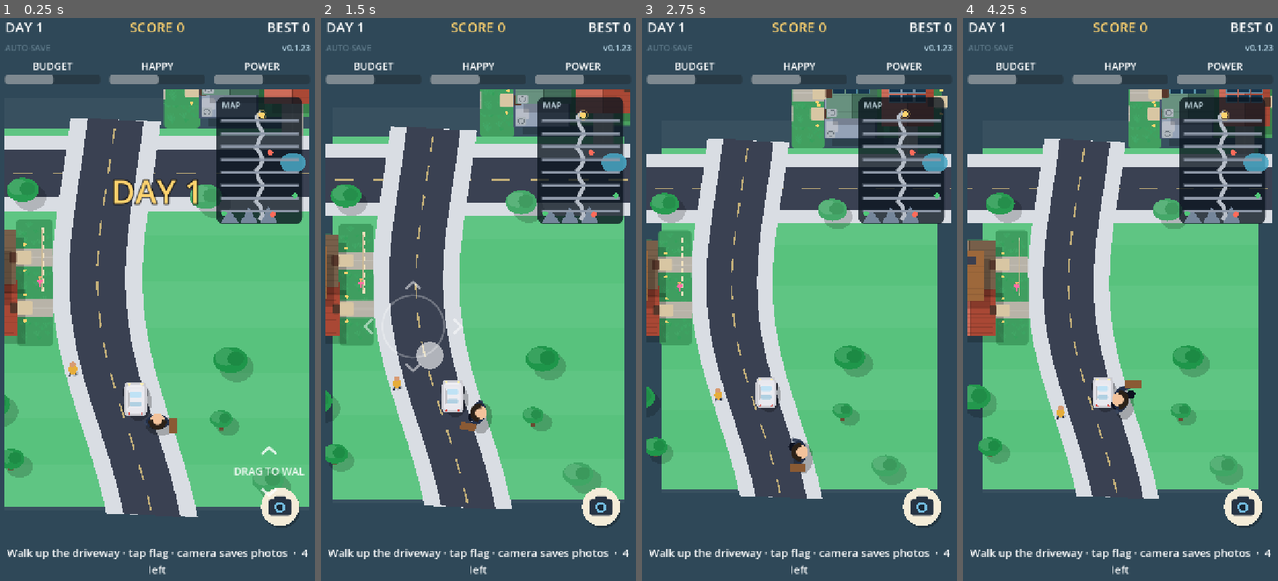
Above: before the commit, frames 1-4 (left to right).
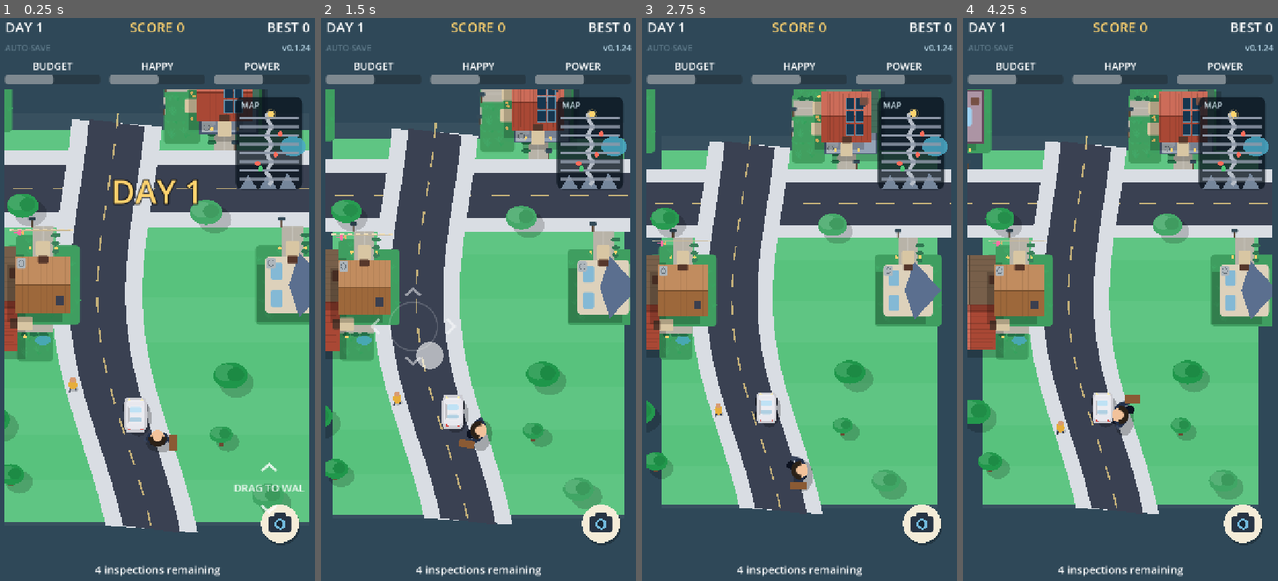
Above: after the commit, the same moments.

Repository: ssnanda/hoagame
Game: Godot game, scene res://scenes/main.tscn
The game is run twice, just before and just after one commit, with the same random seed, the same clock (stepped at 60 frames per second) and the same inputs.
Inputs (mouse positions are in pixels of both pictures, inside the frame that each line leads up to):
- Up to frame 1 (0.25 s): no input
- Up to frame 2 (1.5 s): tap Enter (ui_accept) at 0.5 s; drag from (478, 316) to (510, 170) at 0.52 s; drag from (412, 327) to (462, 412) at 1.27 s
- Up to frame 3 (2.75 s): move the mouse to (831, 170) at 2.02 s; hold Right (ui_right) from 2.03 s (still down)
- Up to frame 4 (4.25 s): release Right (ui_right) at 2.75 s; drag from (1104, 412) to (1022, 209) at 2.77 s; move the mouse to (1218, 383) at 3.52 s; hold Left (ui_left) from 3.53 s (still down); tap Enter (ui_accept) at 3.77 s

The runs differ from the first frame. In frame 1, 28% of the frame differs, in the area x 1-99%, y 4-100%; in frame 2, 29%; in frame 3, 28%; in frame 4, 30%.

Commit message:
Release HOA President 0.1.24+25

Diff:
--- a/project.godot
+++ b/project.godot
@@ -11,7 +11,7 @@
 [application]
 
 config/name="HOA President"
-config/version="0.1.23"
+config/version="0.1.24"
 run/main_scene="res://scenes/main.tscn"
 config/features=PackedStringArray("4.7", "Mobile")
 config/icon="res://icon.svg"
--- a/scripts/main.gd
+++ b/scripts/main.gd
@@ -34,6 +34,7 @@
 var _completed: Array = []
 var _phase := "street"
 var _evening_bonus: Dictionary = {}
+var _evidence: Dictionary = {}
 var _update_request: HTTPRequest
 var _update_prompt: Control
 var _available_version := ""
@@ -178,6 +179,7 @@
 	_completed = []
 	_phase = "street"
 	_evening_bonus = {}
+	_evidence = {}
 	for i in STREET_SCRIPT.HOUSE_COUNT:
 		_grass.append(randf_range(2.5, 4.5))
 	var pins := {}
@@ -211,6 +213,7 @@
 	_done = _completed.size()
 	_phase = str(world.get("phase", "street"))
 	_evening_bonus = world.get("evening_bonus", {}).duplicate(true)
+	_evidence = world.get("evidence", {}).duplicate(true)
 	var pins := {}
 	for house in _complaints:
 		var h := int(house)
@@ -218,7 +221,7 @@
 	var saved_position = world.get("player_position", Vector2(-1.0, float(world.get("player_y", -1.0))))
 	if int(world.get("world_version", 1)) < 2:
 		saved_position = Vector2(-1.0, saved_position.y)
-	_street.set_day(pins, _grass, _done, saved_position)
+	_street.set_day(pins, _grass, _done, saved_position, _evidence)
 	_update_task()
 	_refresh()
 	_float("WELCOME BACK", Color("ffd36e"))
@@ -228,7 +231,7 @@
 
 func _update_task() -> void:
 	var left := _complaints.size() - _done
-	_task_label.text = "Walk up the driveway · tap flag · camera saves photos  ·  %d left" % left
+	_task_label.text = "%d inspections remaining" % left
 
 
 func _on_visit(house: int) -> void:
@@ -334,12 +337,13 @@
 	if not is_instance_valid(_street) or _complaints.is_empty() or _is_over:
 		return
 	GameState.save_run({
-		"world_version": 3,
+		"world_version": 4,
 		"complaints": _complaints.duplicate(true),
 		"grass": _grass.duplicate(),
 		"completed": _completed.duplicate(),
 		"phase": _phase,
 		"evening_bonus": _evening_bonus.duplicate(true),
+		"evidence": _street.get_evidence(),
 		"player_position": _street.get_player_position(),
 	})
 	if show_feedback and is_instance_valid(_save_label):
--- a/scripts/street.gd
+++ b/scripts/street.gd
@@ -4,7 +4,7 @@
 
 signal visit(house: int)
 
-const HOUSE_COUNT := 80
+const HOUSE_COUNT := 112
 const MAIN_HOUSE_COUNT := 48
 const HOUSE_SPACING := 210.0
 const HOUSE_MARGIN := 520.0
@@ -16,7 +16,7 @@
 const HOUSE_D := 144.0
 const YARD_GAP := 80.0
 const WALK_SPEED := 380.0
-const STICK_RANGE := 110.0
+const STICK_RANGE := 86.0
 const DEADZONE := 0.12
 const NEAR_DIST := 150.0
 const DRIVEWAY_HALF := 30.0
@@ -33,6 +33,7 @@
 const CONNECTOR_XS := [300.0, WORLD_W - 300.0]
 const CURVED_LANE_COUNT := 6
 const CULDESAC_X := 92.0
+const MINI_MAP_SIZE := Vector2(148.0, 204.0)
 const LAKE_Y := WORLD_H * 0.53
 const MOUNTAIN_Y := 260.0
 const ROOFS := [Color("c4543e"), Color("5b6f8f"), Color("8a6f56"), Color("4f7f6a"), Color("805b73"), Color("b77945")]
@@ -89,6 +90,8 @@
 var _photo_message := ""
 var _photo_message_t := 0.0
 var _map_open := false
+var _camera_mode := false
+var _evidence: Dictionary = {}
 
 
 func _ready() -> void:
@@ -143,13 +146,13 @@
 	for i in HOUSE_COUNT:
 		if i >= MAIN_HOUSE_COUNT:
 			var cross_index := i - MAIN_HOUSE_COUNT
-			var junction_y := float(JUNCTIONS[int(cross_index / 4)])
+			var junction_y := float(JUNCTIONS[int(cross_index / 8)])
 			var offset := ROAD_HALF + WALK_W + YARD_GAP + HOUSE_D * 0.5
 			var y := junction_y + (-offset if cross_index % 2 == 0 else offset)
 			# Keep the outer lots beyond the connector sidewalks while retaining a
 			# short approach from each cross-street cul-de-sac.
-			var cross_xs := [70.0, 550.0, 1250.0, 1730.0]
-			_house_positions.append(Vector2(cross_xs[cross_index % 4], y))
+			var cross_xs := [70.0, 70.0, 550.0, 700.0, 1100.0, 1250.0, 1730.0, 1730.0]
+			_house_positions.append(Vector2(cross_xs[cross_index % 8], y))
 			continue
 		var candidate := WORLD_H - HOUSE_MARGIN - i * HOUSE_SPACING
 		# Keep main-avenue lots clear of intersecting and winding roads. This
@@ -174,14 +177,24 @@
 	return _house_positions[i]
 
 
+func _house_rotation(i: int) -> float:
+	return PI * 0.5 if i >= MAIN_HOUSE_COUNT else 0.0
+
+
+func _address(i: int) -> String:
+	return "%d %s" % [101 + i * 2, "COURT" if i >= MAIN_HOUSE_COUNT else "HOA WAY"]
+
+
 func _road_x(wy: float) -> float:
 	return WORLD_W * 0.5 + sin(wy / 430.0) * 70.0 + sin(wy / 170.0) * 20.0
 
 
 ## pins: house index -> "lawn" | "card". grass: tall-grass height in inches per house.
-func set_day(pins: Dictionary, grass: Array, completed := 0, saved_position = null) -> void:
+func set_day(pins: Dictionary, grass: Array, completed := 0, saved_position = null,
+		evidence: Dictionary = {}) -> void:
 	_pins = pins.duplicate()
 	_grass = grass.duplicate()
+	_evidence = evidence.duplicate(true)
 	_day_total = maxi(pins.size(), 1)
 	_day_done = int(completed)
 	_walker_variant = (GameState.day - 1) % 4
@@ -202,8 +215,14 @@
 	return Vector2(_player_x, _player_y)
 
 
+func get_evidence() -> Dictionary:
+	return _evidence.duplicate(true)
+
+
 func mark_done(house: int) -> void:
 	_pins[house] = "done"
+	_bubble = "INSPECTION COMPLETE · %s" % _address(house)
+	_bubble_t = 2.8
 	_day_done += 1
 	_update_dusk()
 
@@ -260,9 +279,18 @@
 		queue_redraw()
 		return true
 	if pos.distance_to(Vector2(size.x - 66.0, size.y - 72.0)) <= 48.0:
-		_take_photo.call_deferred()
+		if _camera_mode:
+			_take_photo()
+			_camera_mode = false
+		elif _near >= 0 and _pins.get(_near, "") in ["lawn", "card"]:
+			_camera_mode = true
+			_photo_message = "FRAME THE VIOLATION"
+			_photo_message_t = 2.0
+		else:
+			_photo_message = "MOVE CLOSER TO INSPECT"
+			_photo_message_t = 2.0
 		return true
-	if pos.x >= size.x - 206.0 and pos.y <= 296.0:
+	if pos.x >= size.x - MINI_MAP_SIZE.x - 16.0 and pos.y <= MINI_MAP_SIZE.y + 16.0:
 		_map_open = true
 		queue_redraw()
 		return true
@@ -273,7 +301,7 @@
 			continue
 		var pin := _house_c(i) - Vector2(_cam_x, _cam) + Vector2(0, -18.0)
 		var house_rect := Rect2(pin - Vector2(HOUSE_W * 0.6, HOUSE_D * 0.6), Vector2(HOUSE_W * 1.2, HOUSE_D * 1.2))
-		if pos.distance_to(pin) <= 72.0 or house_rect.has_point(pos):
+		if i == _near and (pos.distance_to(pin) <= 72.0 or house_rect.has_point(pos)):
 			visit.emit(i)
 			return true
 	return false
@@ -283,7 +311,7 @@
 	_time += delta
 	_bubble_t = maxf(0.0, _bubble_t - delta)
 	var move := _stick
-	if _map_open:
+	if _map_open or _camera_mode:
 		move = Vector2.ZERO
 	elif not _dragging:
 		move = Input.get_vector("ui_left", "ui_right", "ui_up", "ui_down")
@@ -333,7 +361,7 @@
 func _driveway_segment(i: int) -> PackedVector2Array:
 	var home := _house_c(i)
 	if i >= MAIN_HOUSE_COUNT:
-		var junction := float(JUNCTIONS[int((i - MAIN_HOUSE_COUNT) / 4)])
+		var junction := float(JUNCTIONS[int((i - MAIN_HOUSE_COUNT) / 8)])
 		return PackedVector2Array([Vector2(home.x, junction + _side(i) * (ROAD_HALF + WALK_W)),
 				Vector2(home.x, home.y - _side(i) * HOUSE_D * 0.46)])
 	return PackedVector2Array([Vector2(_road_x(home.y) + _side(i) * (ROAD_HALF + WALK_W), home.y),
@@ -426,9 +454,13 @@
 
 func _take_photo() -> void:
 	var stamp := Time.get_datetime_string_from_system().replace(":", "-")
-	var path := "user://hoa-photo-%s.png" % stamp
+	var lot := _near if _near >= 0 else 0
+	var path := "user://evidence-lot-%03d-%s.png" % [101 + lot * 2, stamp]
 	var error := get_viewport().get_texture().get_image().save_png(path)
-	_photo_message = "PHOTO SAVED" if error == OK else "CAMERA ERROR"
+	if error == OK and _near >= 0:
+		_evidence[_near] = {"path": path, "time": stamp, "address": _address(_near),
+				"category": str(_pins.get(_near, "inspection"))}
+	_photo_message = "EVIDENCE SAVED · %s" % _address(lot) if error == OK else "CAMERA ERROR"
 	_photo_message_t = 2.2
 	_camera_flash = 1.0 if error == OK else 0.0
 	queue_redraw()
@@ -494,7 +526,7 @@
 	for i in HOUSE_COUNT:
 		if _on_screen(house_y(i), 320.0):
 			var focus_scale := 1.20 if i == _near else 1.0
-			_set_world_transform(_house_c(i) - Vector2(_cam_x, _cam), focus_scale)
+			_set_world_transform(_house_c(i) - Vector2(_cam_x, _cam), focus_scale, _house_rotation(i))
 			_draw_house(i, sh / focus_scale)
 			_set_world_transform()
 	for t in _trees:
@@ -518,19 +550,22 @@
 		draw_rect(Rect2(0, 0, w, h), Color(0.25, 0.27, 0.32, 0.4 * _gloom))
 	draw_set_transform(Vector2.ZERO, 0.0, Vector2.ONE)
 	_draw_ui(w, h)
+	if _camera_mode:
+		_draw_camera_frame(w, h)
 	if _map_open:
 		_draw_full_map(w, h)
 	if _camera_flash > 0.0:
 		draw_rect(Rect2(Vector2.ZERO, size), Color(1, 1, 1, _camera_flash * 0.72))
 
 
-func _set_world_transform(focus := Vector2.ZERO, focus_scale := 1.0) -> void:
+func _set_world_transform(focus := Vector2.ZERO, focus_scale := 1.0, rotation := 0.0) -> void:
 	var base_scale := Vector2(_world_scale, _world_scale * WORLD_TILT)
 	var center := Vector2(size.x * 0.5, size.y * 0.54)
-	var origin := center * (Vector2.ONE - base_scale)
-	if focus_scale != 1.0:
-		origin += base_scale * focus * (1.0 - focus_scale)
-	draw_set_transform(origin, 0.0, base_scale * focus_scale)
+	var base_origin := center * (Vector2.ONE - base_scale)
+	var scaled_focus := base_scale * focus_scale * focus
+	var rotated_focus := scaled_focus.rotated(rotation)
+	var origin := base_origin + base_scale * focus - rotated_focus
+	draw_set_transform(origin, rotation, base_scale * focus_scale)
 
 
 func _draw_ground(w: float, h: float, cx: float) -> void:
@@ -783,6 +818,40 @@
 	# from the sidewalk edge to the entrance—not a stripe painted across the road.
 	draw_line(drive_start, drive_end, Color("b8b3a8").lerp(Color("686477"), _dusk * 0.5), DRIVEWAY_HALF * 1.55, true)
 	draw_line(drive_start, drive_end, Color(1, 1, 1, 0.16), 3.0, true)
+	_draw_lot_details(i, r, drive_start, drive_end)
+
+
+func _draw_lot_details(i: int, yard: Rect2, curb: Vector2, entrance: Vector2) -> void:
+	# A curb mailbox and foundation beds make the lot direction readable even
+	# before the house is close enough to focus.
+	var drive_dir := (entrance - curb).normalized()
+	var normal := Vector2(-drive_dir.y, drive_dir.x)
+	var mailbox := curb + normal * 24.0
+	draw_line(mailbox, mailbox + Vector2(0, -18), Color("5b4634"), 4.0, true)
+	_rr(Rect2(mailbox + Vector2(-8, -27), Vector2(16, 11)), Color("344b59"), 3)
+	for shrub_i in 3:
+		var t := (float(shrub_i) + 1.0) / 4.0
+		var shrub := entrance.lerp(curb, t) - normal * 28.0
+		_ellipse(shrub, 8.0 + shrub_i * 1.5, 6.0, Color("257149").lightened(i % 3 * 0.05))
+	var kind := str(_pins.get(i, ""))
+	if kind == "lawn":
+		for weed_i in 7:
+			var wx := yard.position.x + 12.0 + fposmod(float(i * 31 + weed_i * 23), maxf(20.0, yard.size.x - 24.0))
+			var wy := yard.position.y + 18.0 + fposmod(float(i * 19 + weed_i * 37), maxf(24.0, yard.size.y - 36.0))
+			draw_line(Vector2(wx, wy), Vector2(wx + (weed_i % 3 - 1) * 4.0, wy - 18.0), Color("d4c54c"), 3.0, true)
+	elif kind == "card":
+		# Visible curb bins give non-lawn complaints a concrete photograph target.
+		for bin_i in 2:
+			var bin_c := curb - drive_dir * 14.0 + normal * (-25.0 + bin_i * 22.0)
+			_rr(Rect2(bin_c - Vector2(8, 12), Vector2(16, 24)),
+					Color("315b74") if bin_i == 0 else Color("3f7654"), 3)
+			draw_line(bin_c + Vector2(-7, -8), bin_c + Vector2(7, -8), Color("1d2d35"), 3.0)
+	if i % 13 == 0:
+		var patio := yard.position + yard.size * Vector2(0.72, 0.72)
+		_ellipse(patio, 18.0, 12.0, Color("4aa9c7", 0.8))
+	elif i % 9 == 0:
+		var shed := yard.position + yard.size * Vector2(0.72, 0.25)
+		_rr(Rect2(shed - Vector2(13, 11), Vector2(26, 22)), Color("9a6d45"), 3)
 
 
 func _draw_house(i: int, sh: Vector2) -> void:
@@ -943,7 +1012,7 @@
 
 func _draw_ui(w: float, h: float) -> void:
 	var font := ThemeDB.fallback_font
-	_draw_map(Rect2(w - 206.0, 16.0, 190.0, 280.0))
+	_draw_map(Rect2(w - MINI_MAP_SIZE.x - 16.0, 16.0, MINI_MAP_SIZE.x, MINI_MAP_SIZE.y))
 	var camera_c := Vector2(w - 66.0, h - 72.0)
 	draw_circle(camera_c + Vector2(3.0, 5.0), 42.0, Color(0, 0, 0, 0.25))
 	draw_circle(camera_c, 42.0, Color("f4ecd8"))
@@ -953,7 +1022,7 @@
 	draw_circle(camera_c + Vector2(0.0, 1.0), 7.0, Color("182735"))
 	if _dragging:
 		var knob := _anchor + (_finger - _anchor).limit_length(STICK_RANGE)
-		draw_arc(_anchor, STICK_RANGE * 0.62, 0.0, TAU, 40, Color(1, 1, 1, 0.28), 4.0, true)
+		draw_arc(_anchor, STICK_RANGE * 0.62, 0.0, TAU, 40, Color(1, 1, 1, 0.18), 3.0, true)
 		_chevron(_anchor + Vector2(0, -STICK_RANGE * 0.62 - 22.0), true, 0.5)
 		_chevron(_anchor + Vector2(0, STICK_RANGE * 0.62 + 22.0), false, 0.5)
 		draw_polyline(PackedVector2Array([_anchor + Vector2(-STICK_RANGE * 0.62 - 22.0, -16.0),
@@ -972,7 +1041,8 @@
 	var prompt := ""
 	if _near >= 0:
 		var kind: String = _pins.get(_near, "")
-		prompt = "TAP FLAG TO INSPECT" if kind == "lawn" or kind == "card" else "CASE CLOSED"
+		prompt = "%s · %s" % [_address(_near),
+				("READY TO INSPECT" if kind == "lawn" or kind == "card" else "PROPERTY INSPECTED")]
 	if prompt != "":
 		var ts := font.get_string_size(prompt, HORIZONTAL_ALIGNMENT_LEFT, -1, 26)
 		var box := Rect2(20.0, h - 72.0, ts.x + 32.0, 52.0)
@@ -984,6 +1054,22 @@
 		_rr(photo_box, Color(0.04, 0.08, 0.12, 0.82), 12)
 		draw_string(font, photo_box.position + Vector2(12.0, 32.0), _photo_message,
 				HORIZONTAL_ALIGNMENT_LEFT, -1, 22, Color.WHITE)
+
+
+func _draw_camera_frame(w: float, h: float) -> void:
+	draw_rect(Rect2(0, 0, w, h), Color(0, 0, 0, 0.18))
+	var frame := Rect2(w * 0.12, h * 0.2, w * 0.76, h * 0.56)
+	var bracket := Color("ffd36e")
+	var length := 48.0
+	for corner in [frame.position, Vector2(frame.end.x, frame.position.y),
+			Vector2(frame.position.x, frame.end.y), frame.end]:
+		var sx := 1.0 if corner.x == frame.position.x else -1.0
+		var sy := 1.0 if corner.y == frame.position.y else -1.0
+		draw_line(corner, corner + Vector2(sx * length, 0), bracket, 5.0, true)
+		draw_line(corner, corner + Vector2(0, sy * length), bracket, 5.0, true)
+	var title := _address(_near) if _near >= 0 else "EVIDENCE"
+	draw_string(ThemeDB.fallback_font, Vector2(0, frame.position.y - 28.0), title,
+			HORIZONTAL_ALIGNMENT_CENTER, w, 24, Color.WHITE)
 
 
 func _draw_map(rect: Rect2) -> void:
@@ -1062,8 +1148,13 @@
 		var hp := _map_point(_house_c(i), map_rect)
 		var roof: Color = _houses[i].roof
 		draw_rect(Rect2(hp - Vector2(5.0, 4.0), Vector2(10.0, 8.0)), roof)
-		if _pins.get(i, "") in ["lawn", "card"]:
+		var map_kind := str(_pins.get(i, ""))
+		if map_kind in ["lawn", "card"]:
 			draw_circle(hp, 8.0, Color("ffd36e", 0.45), false, 2.0)
+		elif map_kind == "done":
+			draw_circle(hp, 7.0, Color("50c878"), false, 2.0)
+		if _evidence.has(i):
+			draw_circle(hp, 3.0, Color("71b9dc"))
 	var player := _map_point(Vector2(_player_x, _player_y), map_rect)
 	draw_circle(player, 9.0, Color("ffd36e"))
 	draw_circle(player, 14.0, Color("1d3340"), false, 3.0)
Not shown, changed: export_presets.cfg
Not shown, changed: VERSION
